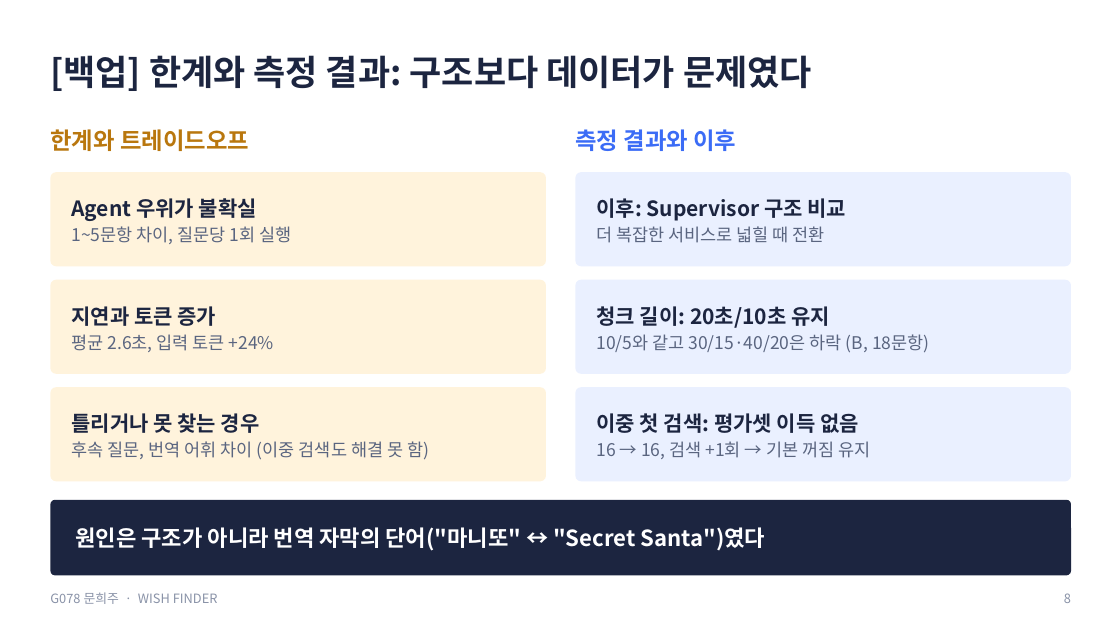
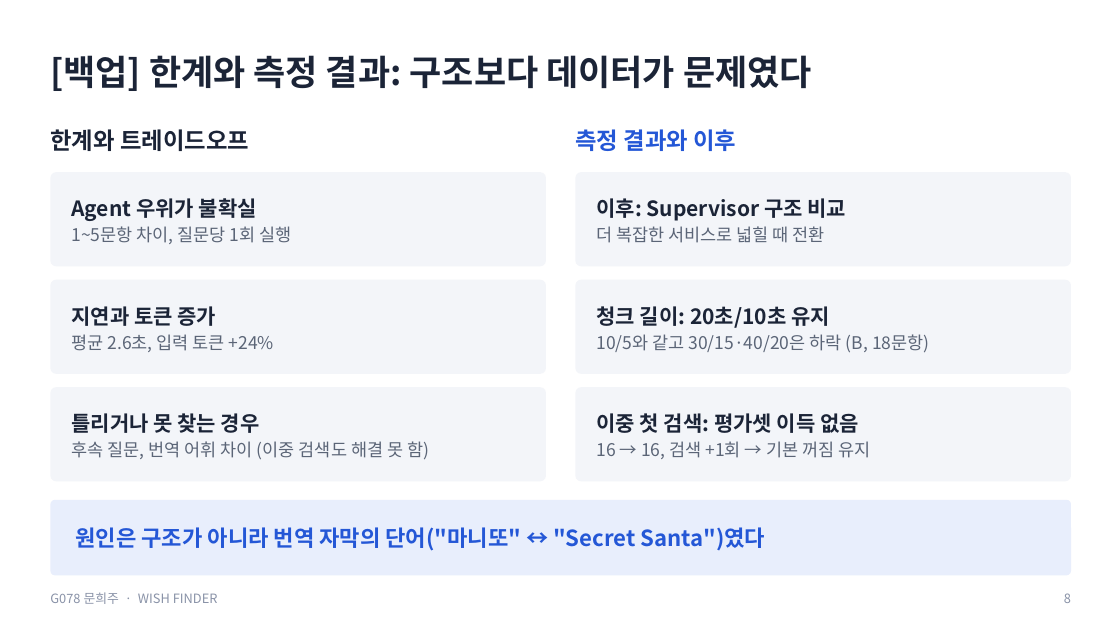
Before and after one commit to creepygrape/skala-AICapstone-mini-2, a slide deck: slide 8 of docs/exec/G078_문희주_발표.pptx. Drawn at 1120x630 pixels with LibreOffice and Linux fonts; fonts in the diff are those of the drawing. Boxes give left, top, right and bottom in pixels: in the first picture for what was removed or moved away, otherwise in the second. Text is boxed around its words. In the diff, an @@ line names an element or a change of style, - is before the commit and + after.

```diff
--- a/docs/exec/G078_문희주_발표.pptx
+++ b/docs/exec/G078_문희주_발표.pptx
@@ text "한계와 트레이드오프" at box(50, 129, 249, 151): text colour #B9770E to #1B2437 @@
@@ text "측정 결과와 이후" at box(575, 129, 736, 151): text colour #3B6CF6 to #2457D6 @@
@@ text "Agent 우위가 불확실" at box(71, 198, 292, 244): text colour #1C2540 to #1B2437 in "Agent 우위가 불확실"; text colour #5A6580 to #5B6577 in "1~5문항 차이, 질문당 1회 실행" @@
@@ text "지연과 토큰 증가" at box(71, 306, 274, 352): text colour #1C2540 to #1B2437 in "지연과 토큰 증가"; text colour #5A6580 to #5B6577 in "평균 2.6초, 입력 토큰 +24%" @@
@@ fill #FFF3DC to #F3F5F9 in 3 elements at box(50, 172, 546, 266), box(50, 280, 546, 374), box(50, 387, 546, 481) @@
@@ text "틀리거나 못 찾는 경우" at box(71, 413, 429, 459): text colour #1C2540 to #1B2437 in "틀리거나 못 찾는 경우"; text colour #5A6580 to #5B6577 in "후속 질문, 번역 어휘 차이 (이중 검색도 ..." @@
@@ rounded rectangle at box(50, 500, 1071, 576): fill #1C2540 to #E8EEFC @@
@@ text "원인은 구조가 아니라 번역 자막의 ..." at box(76, 527, 765, 551): text colour #FFFFFF to #2457D6 @@
```
Also in this commit, not shown: 11 other slides changed, 8 other files.
